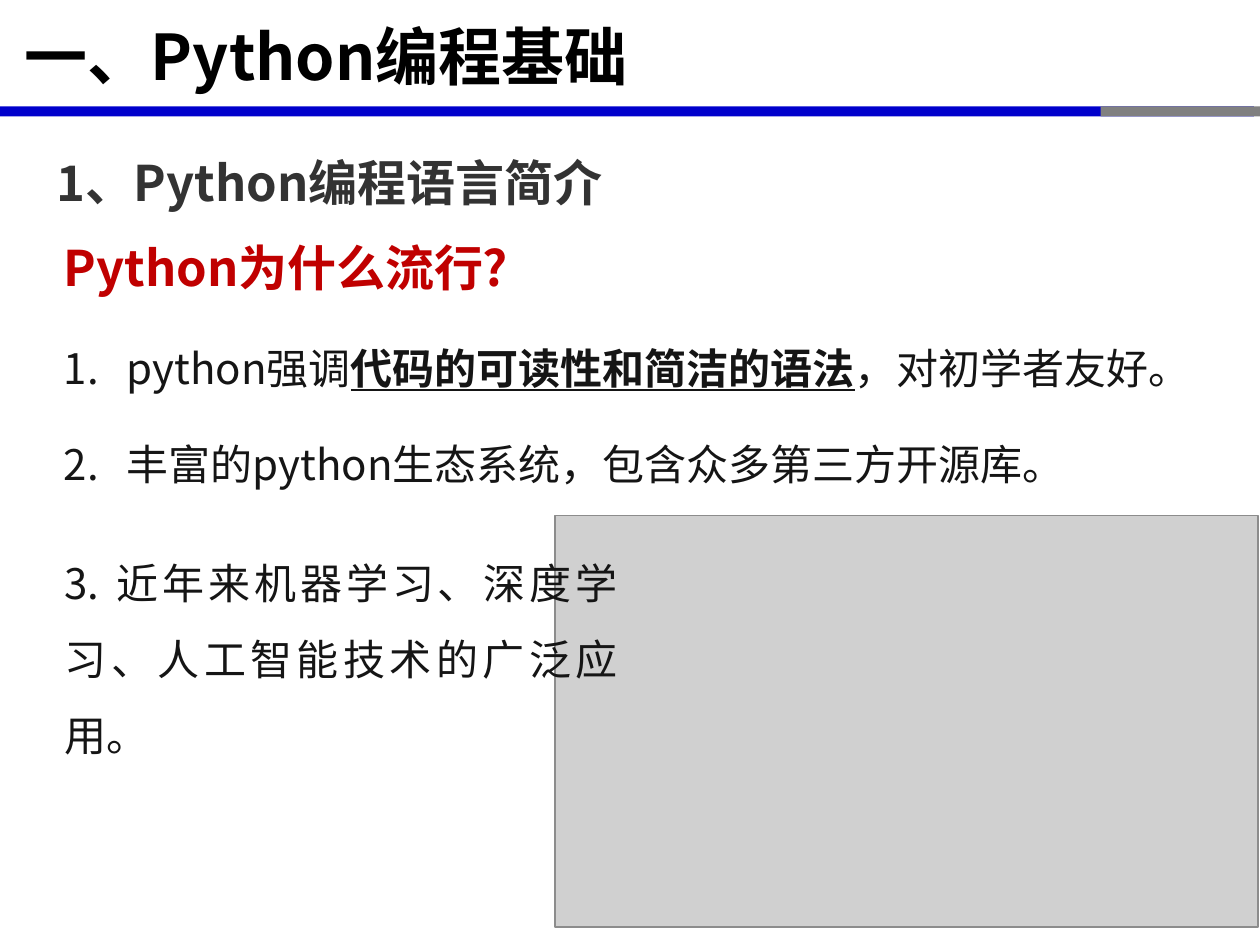
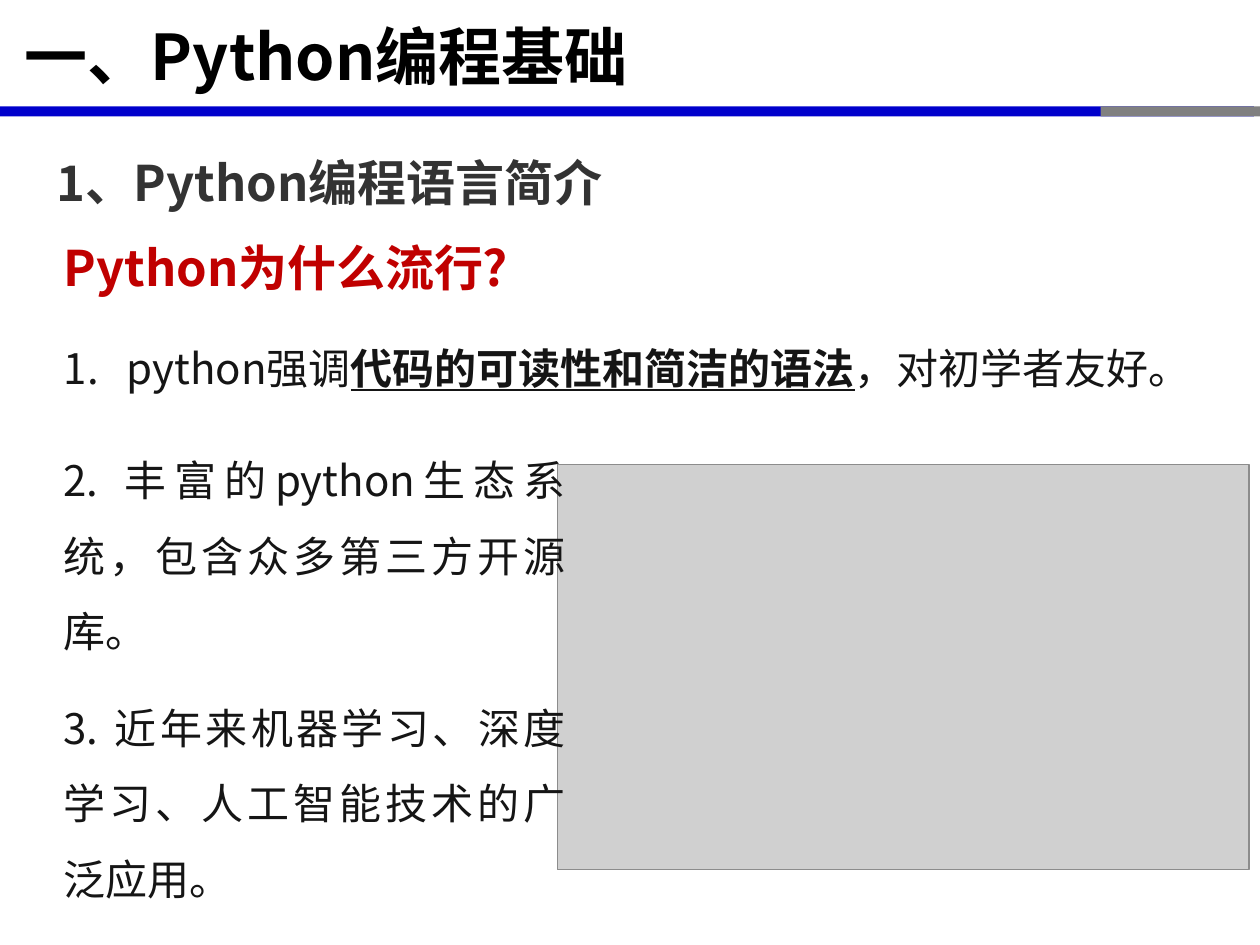
Before and after one commit to xinluo2018/open-source-gis-course, a slide deck: slide 6 of 第3章-开源GIS软件开发环境-6课时/第3章--开源GIS软件开发环境-Python编程基础-2学时.pptx. Drawn at 1260x945 pixels with LibreOffice and Linux fonts; fonts in the diff are those of the drawing; grey boxes stand for pictures. Boxes give left, top, right and bottom in pixels: in the first picture for what was removed or moved away, otherwise in the second. Text is boxed around its words. In the diff, an @@ line names an element or a change of style, - is before the commit and + after.

```diff
--- a/第3章-开源GIS软件开发环境-6课时/第3章--开源GIS软件开发环境-Python编程基础-2学时.pptx
+++ b/第3章-开源GIS软件开发环境-6课时/第3章--开源GIS软件开发环境-Python编程基础-2学时.pptx
@@ text "2. 丰富的python生态系统，包含众多第三方开源库。": place and size @@
-text "2. 丰富的python生态系统，包含众多第三方开源库。" at [65, 557, 618, 686]
+text "2. 丰富的python生态系统，包含众多第三方开源库。" at [64, 460, 566, 899]
@@ text at [127, 444, 1065, 490]: paragraph removed @@
-2. 丰富的python生态系统，包含众多第三方开源库。
@@ text at [64, 460, 566, 651]: paragraph added @@
+2. 丰富的python生态系统，包含众多第三方开源库。
@@ picture: place and size @@
-picture at [556, 515, 1259, 927]
+picture at [557, 465, 1249, 869]
```
Also in this commit, not shown: 8 other slides changed, 10 slides added, 9 other files.
